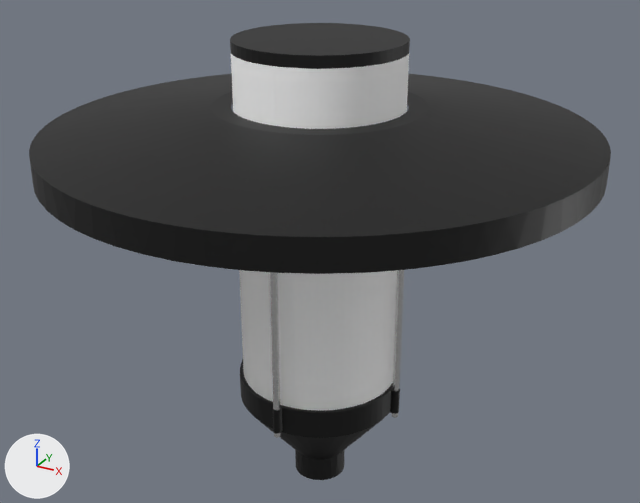
The glTF model GLBFiles/Beleuchtung/Lampen/9821.glb: old version first, new version second.
The view is the same before and after, from a 50 mm lens placed at (0.575, -1.045, 0.903), pointed at (-0.006, 0.012, 0.374). Lighting does not change. The marker at lower left points along +X, +Y and +Z. The first picture is the older version. Vertices at exactly the same position are counted once.

Names of what the first picture shows: 'Glas', 'POLYFACE.001', 'POLYFACE.002', 'POLYFACE.003', 'POLYFACE.005', 'POLYFACE.007'.
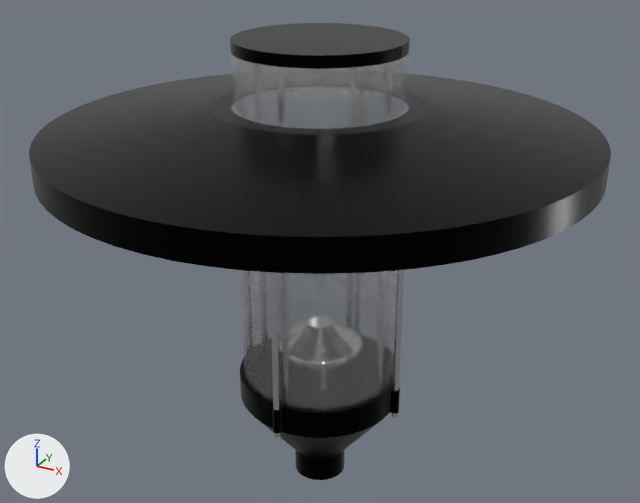
Where the change shows, as pixel boxes (x1, y1, x2, y2) in the pictures (640 x 503 px):
'POLYFACE.007', surface changed: (30, 74, 602, 274) in both
'Glas', surface changed, recoloured: (231, 54, 409, 411) in both
'POLYFACE.001', surface changed, shading changed: (230, 23, 410, 69) in both
'POLYFACE.003', surface changed (darker): (240, 360, 400, 436) in both
'POLYFACE.005', surface changed: (243, 371, 386, 480) in both
part 1 of me_polyface_001, shading changed: (231, 42, 408, 69) in both

The change in detail:
In material 'schwarz' (mat_schwarz), metallic goes from 0.0 to 0.9.
In material 'schwarz' (mat_schwarz), roughness goes from 0.5 to 0.3.
Material 'Glass.011' (mat_glass_011) changes colour from white #ffffff to white #e7e7e7; in linear values from (1.0, 1.0, 1.0) to (0.8, 0.8, 0.8).
In material 'Glass.011' (mat_glass_011), roughness goes from 1.0 to 0.1.
In material 'Glass.011' (mat_glass_011), alpha goes from 1.0 to 0.2.
me_polyface_001 has 114 vertices, 224 faces and spans x -0.118..0.119, y -0.119..0.119, z 0.589..0.605.
me_polyface_001 is used by ob_polyface_001; location (0.0, 0.0, 0.084).
me_polyface_001 part 1: 52 of the faces centred in x -0.118..0.118, y -0.118..0.118, z 0.592..0.602 are now shaded smooth.
